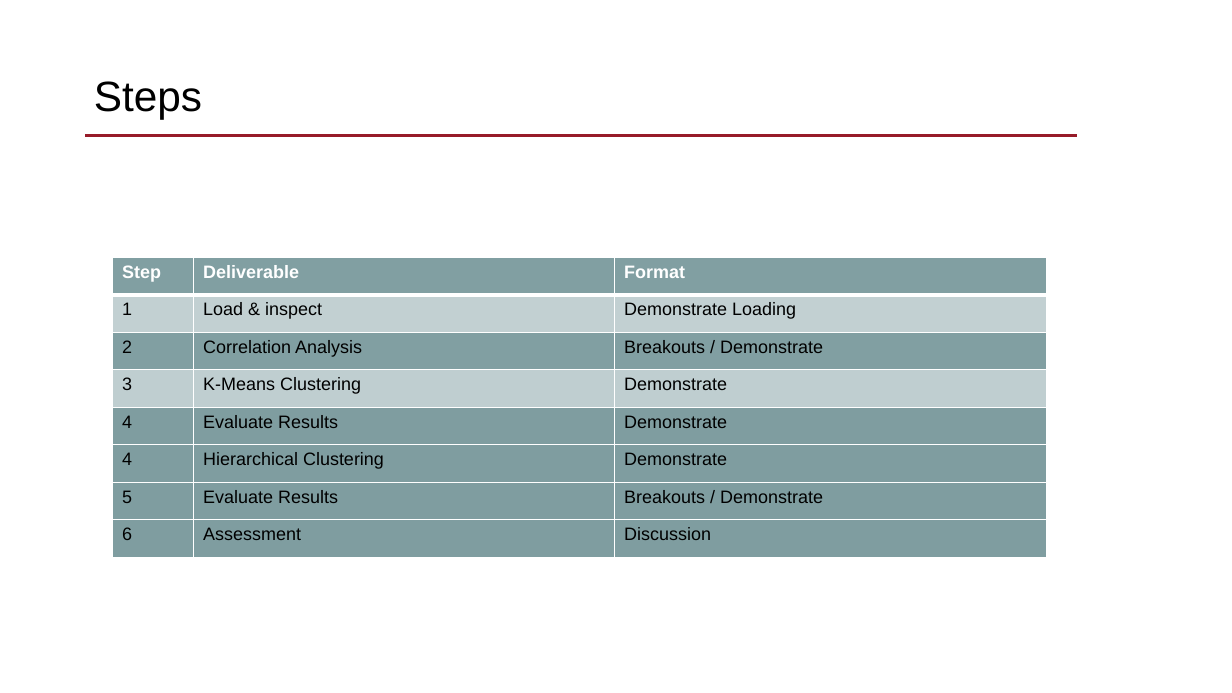
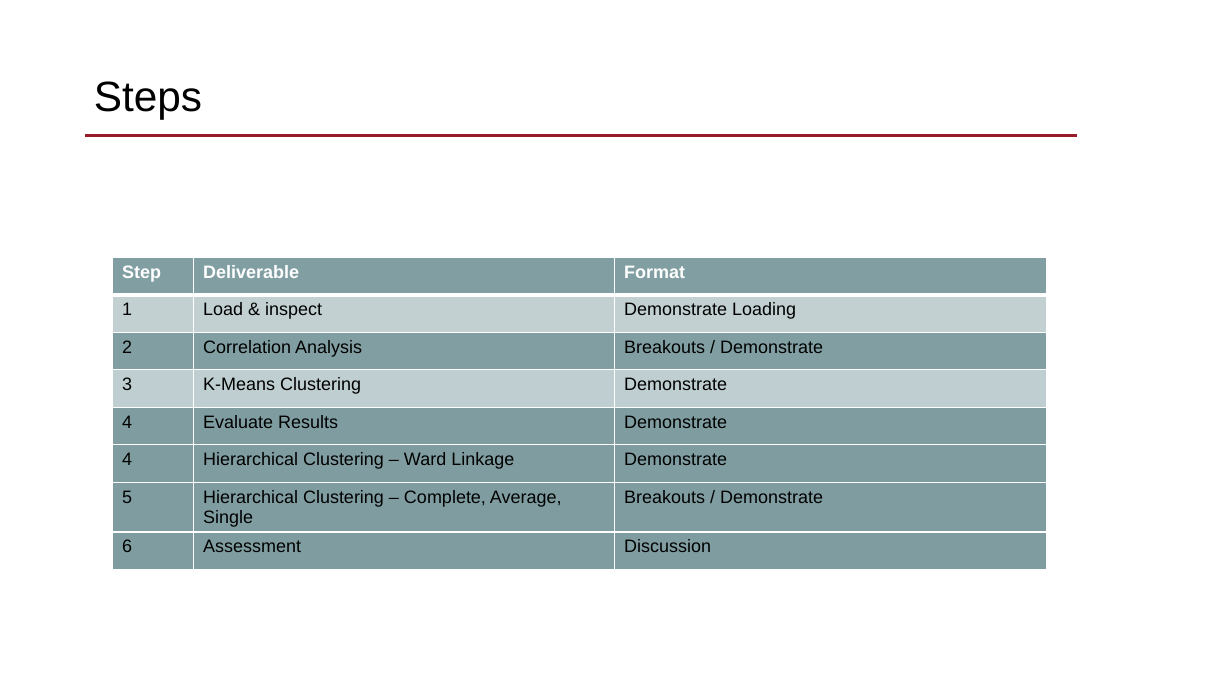
Before and after one commit to dantrep/MISM6202, a slide deck: slide 19 of 1_class_prep/week_7/MISM6202_FacultyConnect_20210622.pptx (slide 12 before the commit). Drawn at 1232x693 pixels with LibreOffice and Linux fonts; fonts in the diff are those of the drawing; background and template pictures are left out. Boxes give left, top, right and bottom in pixels: in the first picture for what was removed or moved away, otherwise in the second. Text is boxed around its words. In the diff, an @@ line names an element or a change of style, - is before the commit and + after.

```diff
--- a/1_class_prep/week_7/MISM6202_FacultyConnect_20210622.pptx
+++ b/1_class_prep/week_7/MISM6202_FacultyConnect_20210622.pptx
@@ table at (x1=113, y1=258, x2=1047, y2=573) @@
-row 6, column 2: Hierarchical Clustering
+row 6, column 2: Hierarchical Clustering – Ward Linkage
-row 7, column 2: Evaluate Results
+row 7, column 2: Hierarchical Clustering – Complete, Average, Single
```
Also in this commit, not shown: 7 slides added, 1 other file.
